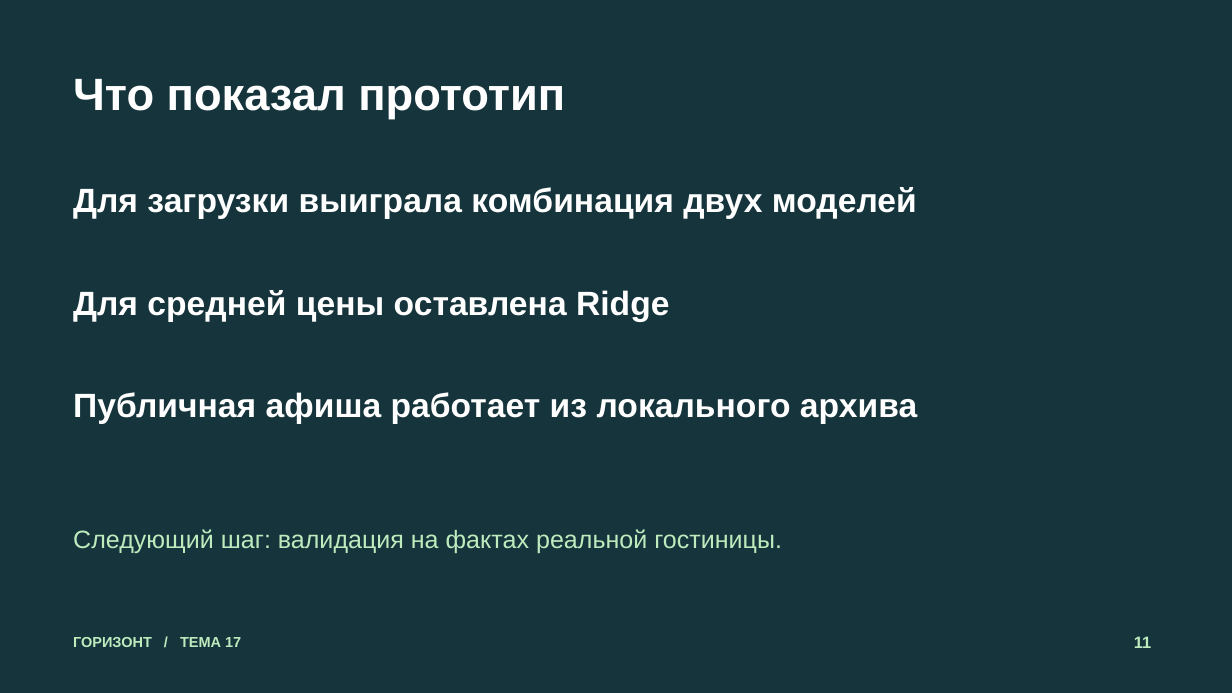
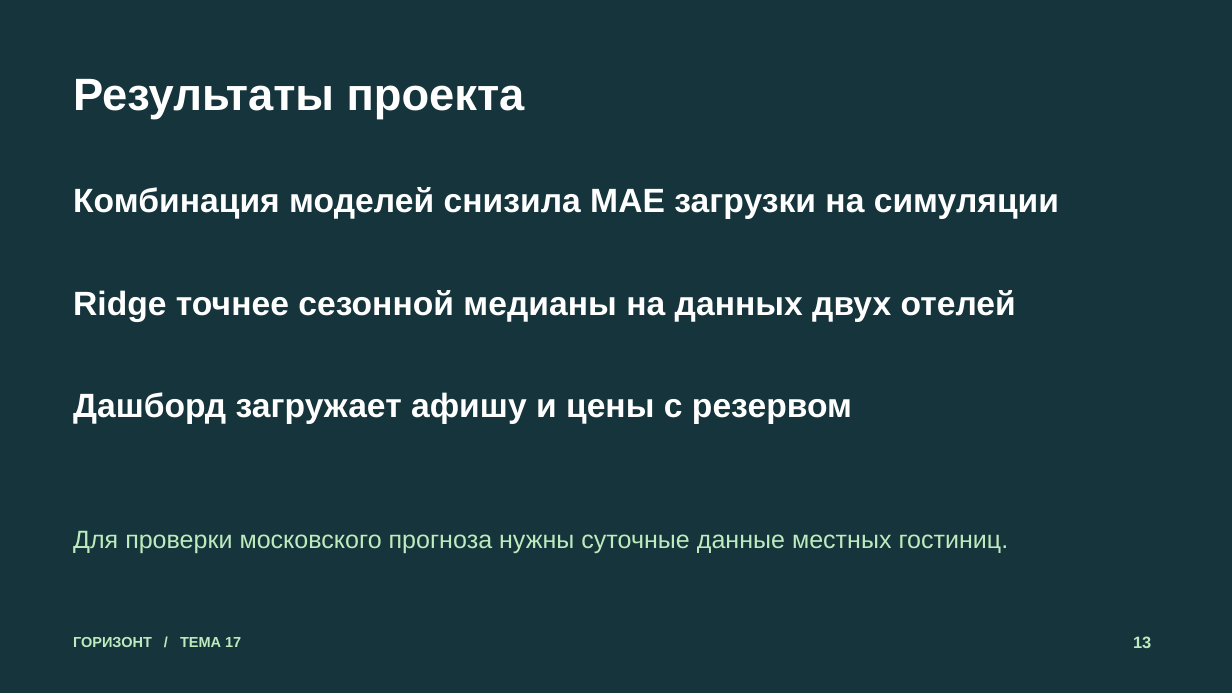
Before and after one commit to ReliqU/HotelForecast, a slide deck: slide 13 of deliverables/Презентация.pptx (slide 11 before the commit). Drawn at 1232x693 pixels with LibreOffice and Linux fonts; fonts in the diff are those of the drawing. Boxes give left, top, right and bottom in pixels: in the first picture for what was removed or moved away, otherwise in the second. Text is boxed around its words. In the diff, an @@ line names an element or a change of style, - is before the commit and + after.

```diff
--- a/deliverables/Презентация.pptx
+++ b/deliverables/Презентация.pptx
@@ text at box(73, 79, 525, 119): text changed @@
-Что показал прототип
+Результаты проекта
@@ text at box(73, 187, 1059, 219): text changed @@
-Для загрузки выиграла комбинация двух моделей
+Комбинация моделей снизила MAE загрузки на симуляции
@@ text at box(73, 290, 1016, 322): text changed @@
-Для средней цены оставлена Ridge
+Ridge точнее сезонной медианы на данных двух отелей
@@ text at box(73, 392, 852, 424): text changed @@
-Публичная афиша работает из локального архива
+Дашборд загружает афишу и цены с резервом
@@ text at box(73, 531, 1009, 553): text changed @@
-Следующий шаг: валидация на фактах реальной гостиницы.
+Для проверки московского прогноза нужны суточные данные местных гостиниц.
@@ text at box(1133, 636, 1151, 648): text changed @@
-11
+13
```
Also in this commit, not shown: 1 other slide changed, 4 slides added, 2 slides removed, 25 other files.
